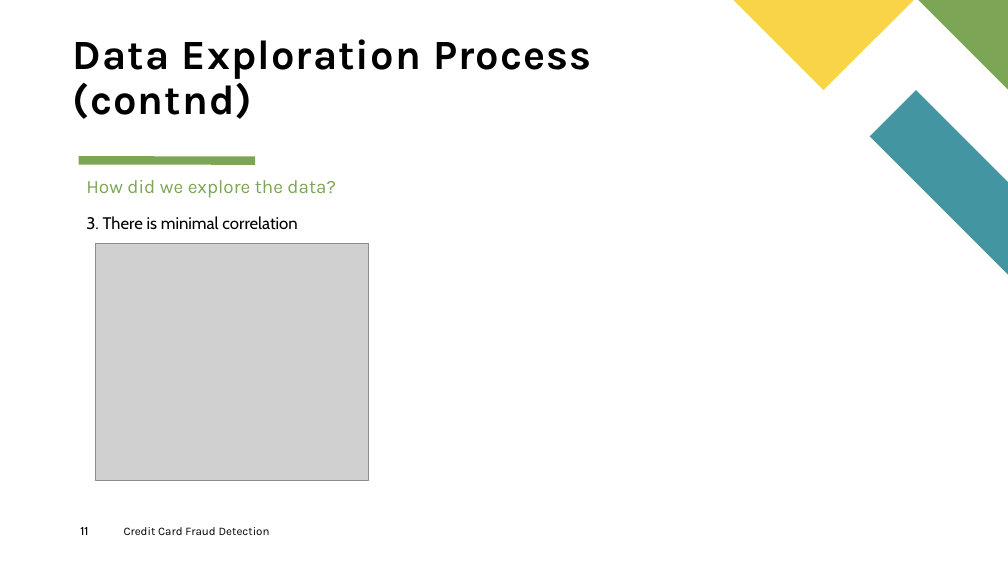
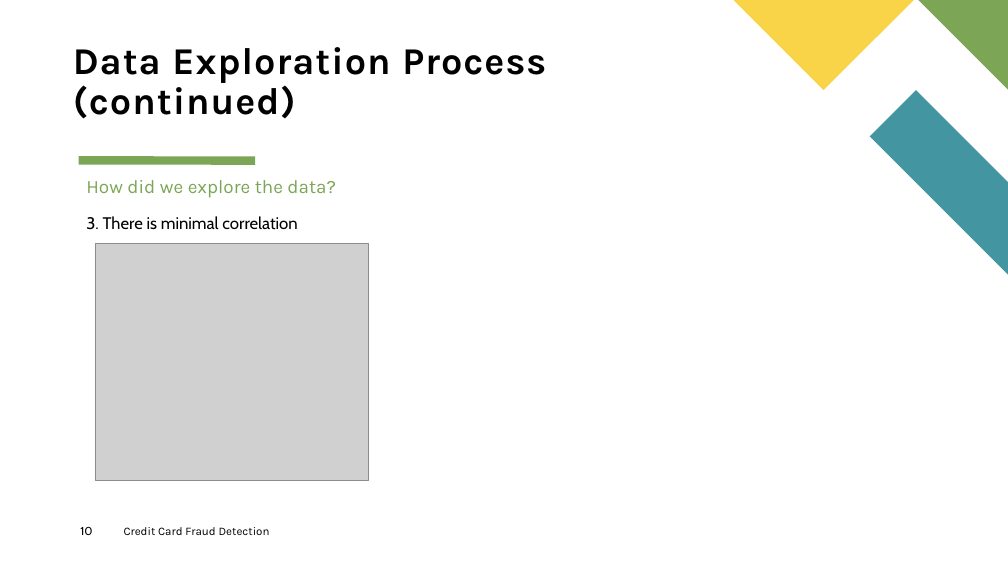
Before and after one commit to dmusili/creditcardfrauddetection, a slide deck: slide 10 of Credit Card Fraud Detection.pptx (slide 11 before the commit). Drawn at 1008x567 pixels with LibreOffice and Linux fonts; fonts in the diff are those of the drawing; grey boxes stand for pictures. Boxes give left, top, right and bottom in pixels: in the first picture for what was removed or moved away, otherwise in the second. Text is boxed around its words. In the diff, an @@ line names an element or a change of style, - is before the commit and + after.

```diff
--- a/Credit Card Fraud Detection.pptx
+++ b/Credit Card Fraud Detection.pptx
@@ title at [73, 47, 546, 119]: text changed; size 39.6 to 36 pt @@
-Data Exploration Process (contnd)
+Data Exploration Process (continued)
@@ page number at [80, 526, 92, 535]: text changed @@
-11
+10
```
Also in this commit, not shown: 8 other slides changed, 1 slide removed.
